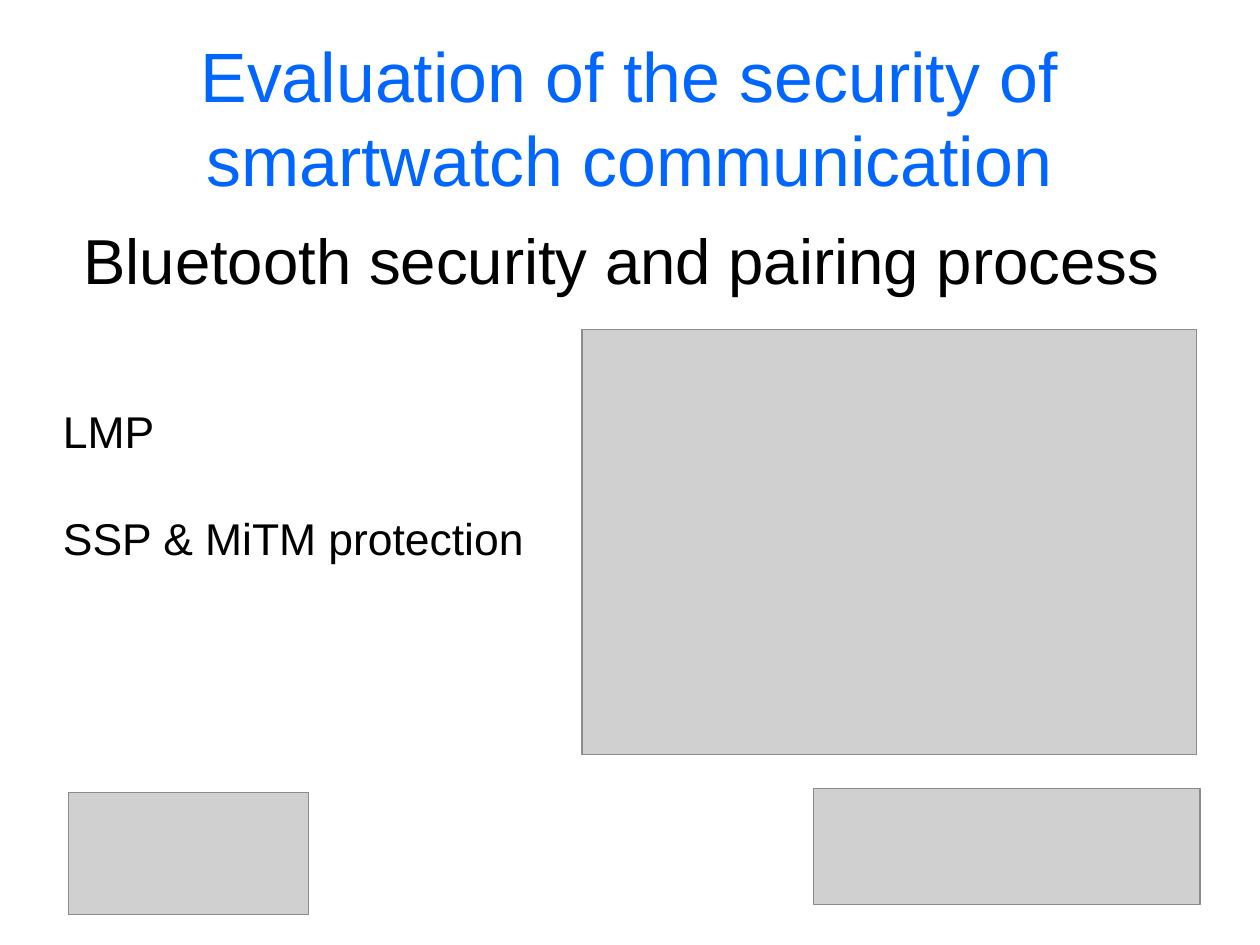
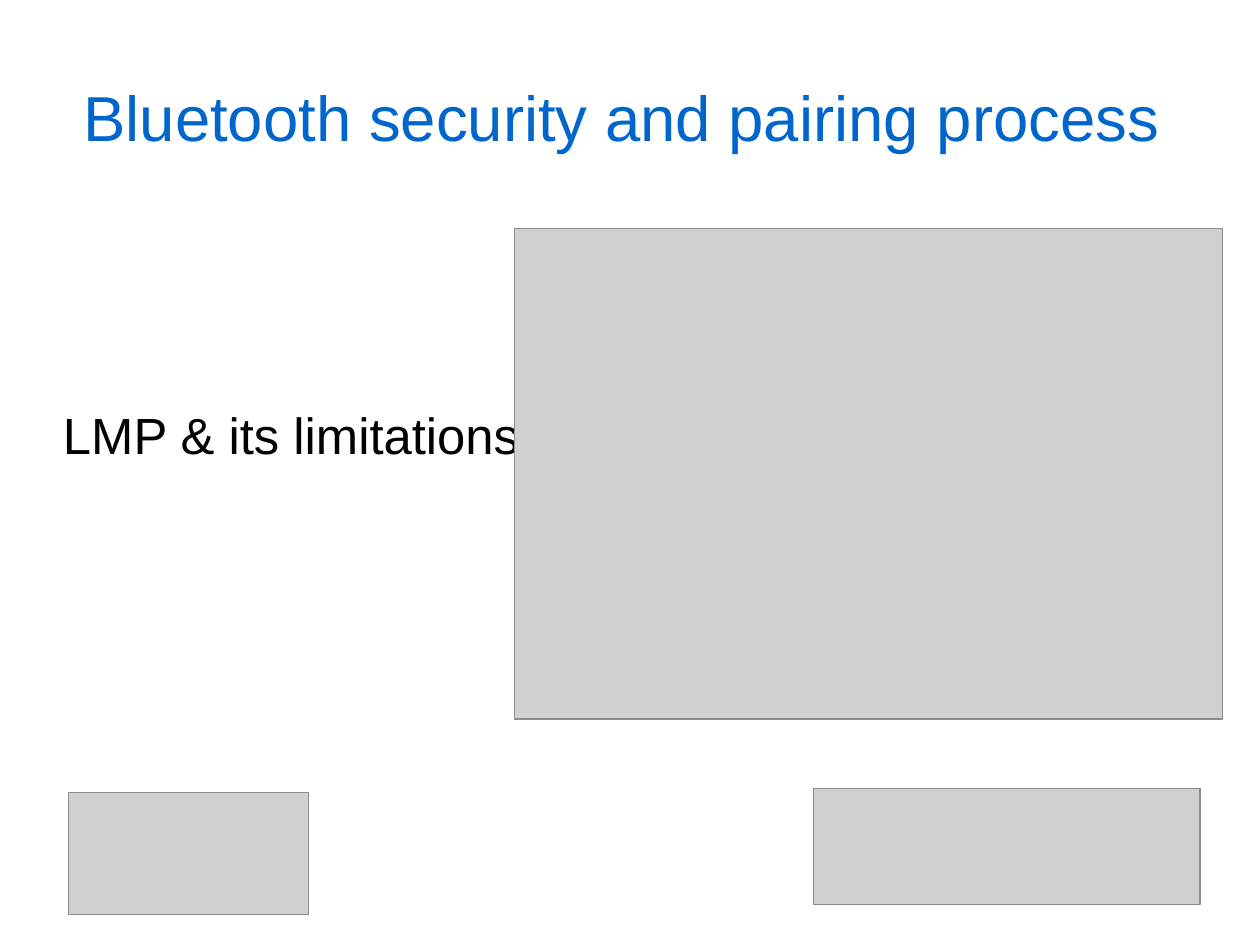
Before and after one commit to cheeseit/smartwatchers_report, a slide deck: slide 4 of presentation.odp. Drawn at 1260x945 pixels with LibreOffice and Linux fonts; fonts in the diff are those of the drawing; grey boxes stand for pictures; background and template pictures are left out. Boxes give left, top, right and bottom in pixels: in the first picture for what was removed or moved away, otherwise in the second. Text is boxed around its words. In the diff, an @@ line names an element or a change of style, - is before the commit and + after.

```diff
--- a/presentation.odp
+++ b/presentation.odp
@@ title at (83, 95, 1159, 153): text changed; size 44 to 40 pt; text colour #0066FF to #0066CC @@
-Evaluation of the security of smartwatch communication
+Bluetooth security and pairing process
@@ picture: place and size @@
-picture at (582, 329, 1197, 755)
+picture at (515, 229, 1223, 719)
@@ subtitle at (63, 414, 519, 465): text changed; size 40 to 32 pt @@
-Bluetooth security and pairing process
-LMP
-SSP & MiTM protection
+LMP & its limitations
```
Also in this commit, not shown: 9 other slides changed, 3 slides added, 2 slides removed, 1 other file.
